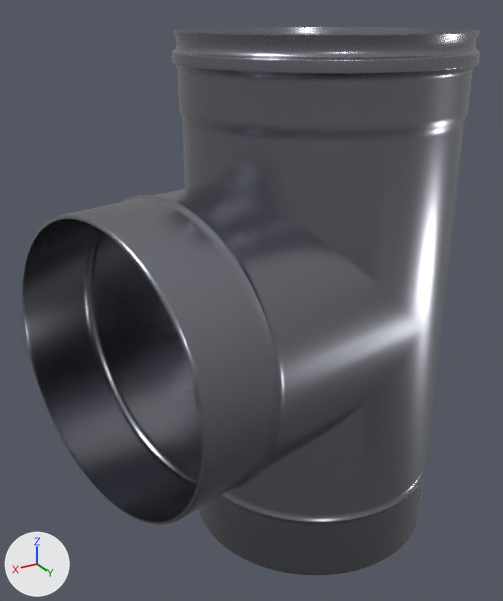
Before and after pictures for a commit that changed the glTF model tee.glb.
Rendered twice from a camera (50 mm lens) standing at (1.03, 1.405, 1.377) and looking at (0.21, 0.039, 0.694). Lighting does not change. The marker at lower left points along +X, +Y and +Z. Where no turn or scale is listed for an object, it has been applied to the vertices.

The first picture shows '200_Тройник_90'.
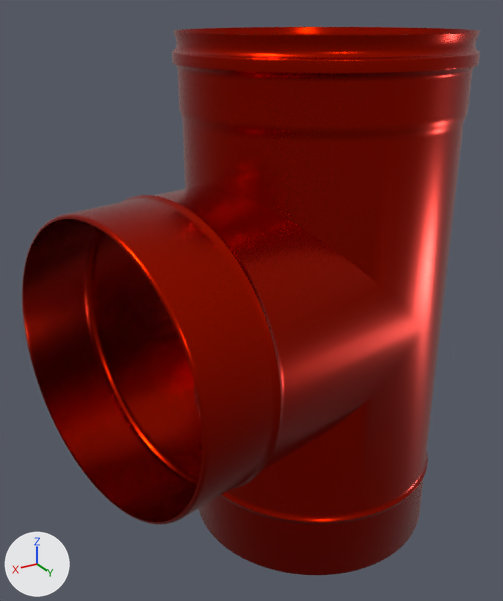
Commit message: Add files via upload
red

What differs and where, as boxes (x1, y1, x2, y2) in the pictures (503 x 601 px):
'200_Тройник_90', surface changed (grey to red)
    both: (22, 27, 480, 575)

Patch to the scene script:
```diff
--- a/tee.glb.py
+++ b/tee.glb.py
@@ mat_1_nerzh_mat_005 @@
 mat_1_nerzh_mat_005 = principled_material('1_nerzh_mat.005')
-mat_1_nerzh_mat_005.texture = img_aluminiy
+mat_1_nerzh_mat_005.base_color = (0.42, 0.00854, 0.0)  # red #ad1700
 mat_1_nerzh_mat_005.metallic = 1.0
```
